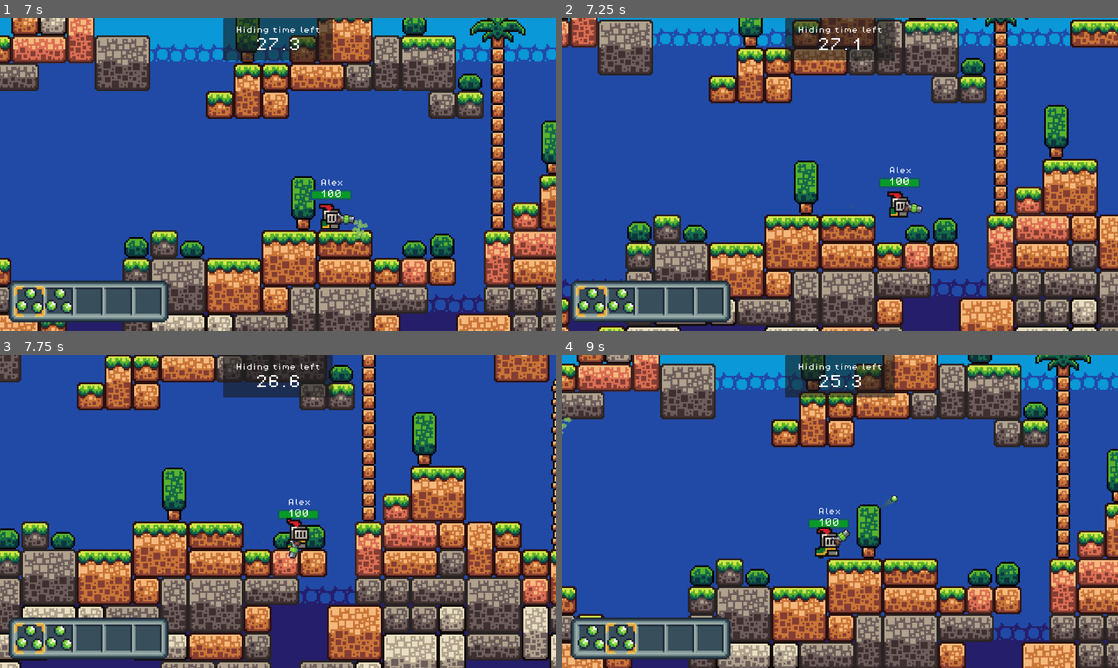
Above: before the commit, frames 1-4 (two rows, left to right).
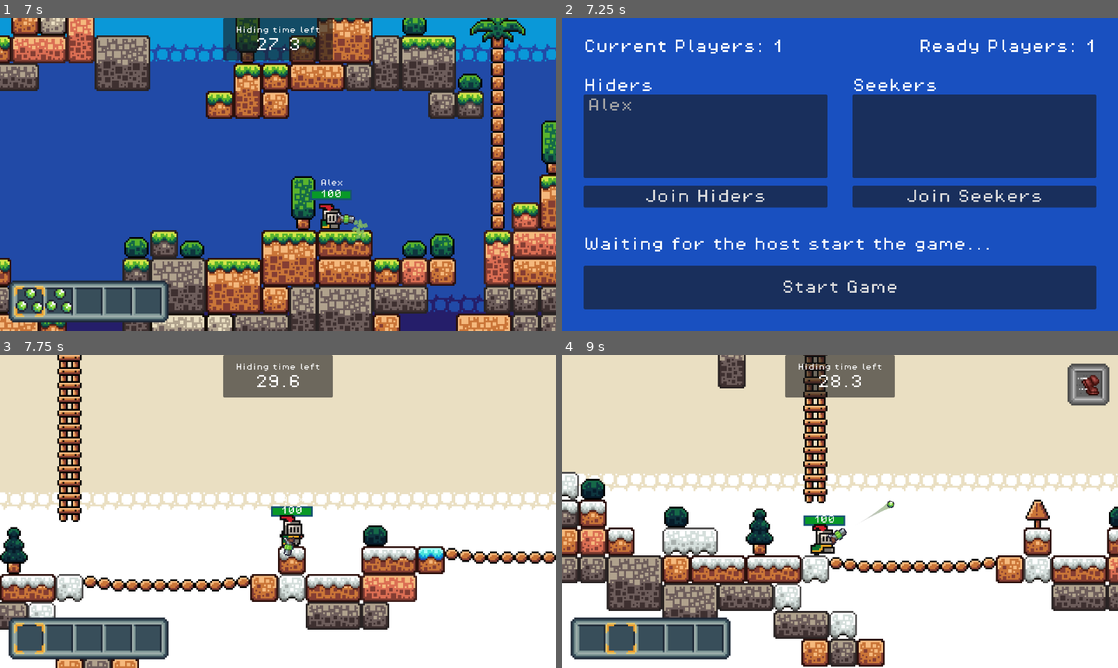
Above: after the commit, the same moments.

Repository: Kewei-cpu/Godot-2D-Platformer
Game: Godot game, scene res://scenes/main_menu.tscn
Same seed, same stepped clock (60 frames per second), same inputs: the game is played once before the commit and once after it.
Inputs (mouse positions are in pixels of both pictures, inside the frame that each line leads up to):
- Up to frame 1 (7 s): click (278, 240) at 0.52 s; type "12" at 0.6 s; click (278, 274) at 0.75 s; type "Alex" at 0.83 s; click "Host" at 1.25 s; move the mouse to (400, 158) at 2.02 s; press the mouse at (400, 158) at 2.03 s; hold D (move_right) 2.03-3.5 s; tap W (jump) at 2.27, 2.57, 3.02, 3.05, 3.32, 6.02, 6.32 s; tap F at 2.3, 2.85, 6.05 s; tap Enter at 2.75 s; move the mouse to (166, 190) at 2.77 s; release the mouse at (166, 190) at 2.78 s; click (166, 190) at 2.92 s; click "Join Hiders" at 3.5 s; click "Start Game" at 4.25 s; move the mouse to (333, 105) at 5.02 s; hold A (move_left) 5.03-5.78 s; hold W (jump) 5.03-5.78 s; click (333, 105) at 5.3 s; move the mouse to (250, 237) at 5.77 s; hold D (move_right) from 5.78 s (still down); tap Mouse wheel down (Next Slot) at 5.85 s; click (250, 237) at 5.92 s; move the mouse to (444, 221) at 6.52 s; hold W (jump) from 6.53 s (still down); tap Mouse wheel up (Previous Slot) at 6.6 s; click (444, 221) at 6.67 s
- Up to frame 2 (7.25 s): keep holding D (move_right); keep holding W (jump); tap Escape (restart game, bound only after the commit) at 7.15 s
- Up to frame 3 (7.75 s): release D (move_right) at 7.25 s; release W (jump) at 7.25 s; click (278, 624) at 7.25 s, where only the run after the commit has a clickable "Start Game"
- Up to frame 4 (9 s): move the mouse to (673, 464) at 8.02 s; hold A (move_left) 8.03-8.78 s; tap 1 (Slot 0) at 8.1 s; tap W (jump) at 8.27, 8.57 s; click (673, 464) at 8.3 s; tap F1 (test1, bound only after the commit) at 8.65 s; move the mouse to (867, 511) at 8.77 s; hold D (move_right) from 8.78 s (still down); tap 2 (Slot 1) at 8.85 s; click (867, 511) at 8.92 s

Frame 1 is identical in both runs. In frame 2, 99% of the frame differs, in the area x 0-100%, y 0-100%; in frame 3, 96%; in frame 4, 95%.

Commit message:
add effect system

Diff:
--- a/project.godot
+++ b/project.godot
@@ -70,11 +70,6 @@
 "events": [Object(InputEventMouseButton,"resource_local_to_scene":false,"resource_name":"","device":-1,"window_id":0,"a …(258 unchanged characters)…
 ]
 }
-test={
-"deadzone": 0.2,
-"events": [Object(InputEventKey,"resource_local_to_scene":false,"resource_name":"","device":0,"window_id":0,"alt_pressed":false,"shift_pressed":false,"ctrl_pressed":false,"meta_pressed":false,"pressed":false,"keycode":0,"physical_keycode":4194332,"key_label":0,"unicode":0,"location":0,"echo":false,"script":null)
-]
-}
 "Slot 0"={
 "deadzone": 0.2,
 "events": [Object(InputEventKey,"resource_local_to_scene":false,"resource_name":"","device":-1,"window_id":0,"alt_press …(191 unchanged characters)…
@@ -115,6 +110,31 @@
 "events": [Object(InputEventMouseButton,"resource_local_to_scene":false,"resource_name":"","device":-1,"window_id":0,"a …(253 unchanged characters)…
 ]
 }
+test1={
+"deadzone": 0.2,
+"events": [Object(InputEventKey,"resource_local_to_scene":false,"resource_name":"","device":-1,"window_id":0,"alt_pressed":false,"shift_pressed":false,"ctrl_pressed":false,"meta_pressed":false,"pressed":false,"keycode":0,"physical_keycode":4194332,"key_label":0,"unicode":0,"location":0,"echo":false,"script":null)
+]
+}
+test2={
+"deadzone": 0.2,
+"events": [Object(InputEventKey,"resource_local_to_scene":false,"resource_name":"","device":-1,"window_id":0,"alt_pressed":false,"shift_pressed":false,"ctrl_pressed":false,"meta_pressed":false,"pressed":false,"keycode":0,"physical_keycode":4194333,"key_label":0,"unicode":0,"location":0,"echo":false,"script":null)
+]
+}
+test3={
+"deadzone": 0.2,
+"events": [Object(InputEventKey,"resource_local_to_scene":false,"resource_name":"","device":-1,"window_id":0,"alt_pressed":false,"shift_pressed":false,"ctrl_pressed":false,"meta_pressed":false,"pressed":false,"keycode":0,"physical_keycode":4194334,"key_label":0,"unicode":0,"location":0,"echo":false,"script":null)
+]
+}
+test4={
+"deadzone": 0.2,
+"events": [Object(InputEventKey,"resource_local_to_scene":false,"resource_name":"","device":-1,"window_id":0,"alt_pressed":false,"shift_pressed":false,"ctrl_pressed":false,"meta_pressed":false,"pressed":false,"keycode":0,"physical_keycode":4194335,"key_label":0,"unicode":0,"location":0,"echo":false,"script":null)
+]
+}
+"restart game"={
+"deadzone": 0.2,
+"events": [Object(InputEventKey,"resource_local_to_scene":false,"resource_name":"","device":-1,"window_id":0,"alt_pressed":false,"shift_pressed":false,"ctrl_pressed":false,"meta_pressed":false,"pressed":false,"keycode":0,"physical_keycode":4194305,"key_label":0,"unicode":0,"location":0,"echo":false,"script":null)
+]
+}
 
 [layer_names]
 
--- /dev/null
+++ b/scenes/effect.tscn
@@ -0,0 +1,75 @@
+[gd_scene load_steps=8 format=3 uid="uid://dt021y4r6rh7c"]
+
+[ext_resource type="Texture2D" uid="uid://dmiimvof6lid" path="res://sprites/Sample-InventorySlotsSet.png" id="1_5m5dw"]
+[ext_resource type="Script" uid="uid://dxhm240pfh1ot" path="res://scripts/effect_panel.gd" id="2_fmlo3"]
+
+[sub_resource type="AtlasTexture" id="AtlasTexture_qjsmb"]
+atlas = ExtResource("1_5m5dw")
+region = Rect2(448, 79, 24, 24)
+
+[sub_resource type="StyleBoxTexture" id="StyleBoxTexture_mwp2n"]
+texture = SubResource("AtlasTexture_qjsmb")
+
+[sub_resource type="Animation" id="Animation_fmlo3"]
+length = 0.001
+tracks/0/type = "value"
+tracks/0/imported = false
+tracks/0/enabled = true
+tracks/0/path = NodePath("MarginContainer/EffectTexture:modulate")
+tracks/0/interp = 1
+tracks/0/loop_wrap = true
+tracks/0/keys = {
+"times": PackedFloat32Array(0),
+"transitions": PackedFloat32Array(1),
+"update": 0,
+"values": [Color(1, 1, 1, 1)]
+}
+
+[sub_resource type="Animation" id="Animation_5m5dw"]
+resource_name = "flicker"
+loop_mode = 1
+tracks/0/type = "value"
+tracks/0/imported = false
+tracks/0/enabled = true
+tracks/0/path = NodePath("MarginContainer/EffectTexture:modulate")
+tracks/0/interp = 1
+tracks/0/loop_wrap = true
+tracks/0/keys = {
+"times": PackedFloat32Array(0, 0.5, 1),
+"transitions": PackedFloat32Array(1, 1, 1),
+"update": 0,
+"values": [Color(1, 1, 1, 1), Color(1, 1, 1, 0), Color(1, 1, 1, 1)]
+}
+
+[sub_resource type="AnimationLibrary" id="AnimationLibrary_0kunr"]
+_data = {
+&"RESET": SubResource("Animation_fmlo3"),
+&"flicker": SubResource("Animation_5m5dw")
+}
+
+[node name="Effect" type="PanelContainer"]
+size_flags_horizontal = 8
+size_flags_vertical = 0
+theme_override_styles/panel = SubResource("StyleBoxTexture_mwp2n")
+script = ExtResource("2_fmlo3")
+
+[node name="MarginContainer" type="MarginContainer" parent="."]
+layout_mode = 2
+theme_override_constants/margin_left = 20
+theme_override_constants/margin_top = 20
+theme_override_constants/margin_right = 20
+theme_override_constants/margin_bottom = 20
+
+[node name="EffectTexture" type="TextureRect" parent="MarginContainer"]
+custom_minimum_size = Vector2(56, 56)
+layout_mode = 2
+expand_mode = 3
+stretch_mode = 5
+
+[node name="EffectTimer" type="Timer" parent="."]
+one_shot = true
+
+[node name="AnimationPlayer" type="AnimationPlayer" parent="."]
+libraries = {
+&"": SubResource("AnimationLibrary_0kunr")
+}
--- a/scenes/enemy_indicator_arrow.tscn
+++ b/scenes/enemy_indicator_arrow.tscn
@@ -1,7 +1,7 @@
 [gd_scene load_steps=3 format=3 uid="uid://db3ktweh4f7f4"]
 
 [ext_resource type="Texture2D" uid="uid://die52bydbgo4i" path="res://sprites/arrow.png" id="1_03yib"]
-[ext_resource type="Script" uid="uid://p6kcng7v3dq1" path="res://scenes/enemy_indicator_arrow.gd" id="2_xn6ub"]
+[ext_resource type="Script" uid="uid://cc34hofbee0y3" path="res://scripts/enemy_indicator_arrow.gd" id="2_xn6ub"]
 
 [node name="EnemyIndicatorArrow" type="TextureRect"]
 modulate = Color(0.75, 0.2625, 0.270625, 1)
--- /dev/null
+++ b/scenes/jump_boost_effect.tscn
@@ -0,0 +1,14 @@
+[gd_scene load_steps=4 format=3 uid="uid://cl2r4512srjd4"]
+
+[ext_resource type="PackedScene" uid="uid://dt021y4r6rh7c" path="res://scenes/effect.tscn" id="1_4e33a"]
+[ext_resource type="Script" uid="uid://bapjlftcqdju6" path="res://scripts/jump_boost_effect.gd" id="2_4e33a"]
+[ext_resource type="Texture2D" uid="uid://bak3kt71haj8m" path="res://sprites/effects/EffectSprite_jump-boost.png" id="3_4e33a"]
+
+[node name="SpeedEffect" instance=ExtResource("1_4e33a")]
+script = ExtResource("2_4e33a")
+
+[node name="EffectTexture" parent="MarginContainer" index="0"]
+texture = ExtResource("3_4e33a")
+
+[node name="EffectTimer" parent="." index="1"]
+wait_time = 10.0
--- a/scenes/player.tscn
+++ b/scenes/player.tscn
@@ -12,6 +12,7 @@
 [ext_resource type="Texture2D" uid="uid://bubanbsdbnf1" path="res://sprites/objects_/staticObjects_.png" id="11_d2wvv"]
 [ext_resource type="Script" uid="uid://dm8864n3xsh5d" path="res://scripts/inventory.gd" id="11_jej6c"]
 [ext_resource type="Texture2D" uid="uid://bvcicttn31htg" path="res://sprites/inventory.png" id="12_3v2ag"]
+[ext_resource type="Script" uid="uid://dua5g2xufmeg8" path="res://scripts/effect_bar.gd" id="12_oprun"]
 [ext_resource type="PackedScene" uid="uid://yib4hv3f76rq" path="res://scenes/enemy_indicator.tscn" id="13_f1ej7"]
 [ext_resource type="Theme" uid="uid://b5mq1k5kdvqx0" path="res://themes/pixel_theme.tres" id="13_jej6c"]
 
@@ -766,6 +767,28 @@
 expand_mode = 2
 stretch_mode = 5
 
+[node name="EffectBar" type="CanvasLayer" parent="."]
+unique_name_in_owner = true
+visible = false
+script = ExtResource("12_oprun")
+
+[node name="MarginContainer" type="MarginContainer" parent="EffectBar"]
+anchors_preset = 15
+anchor_right = 1.0
+anchor_bottom = 1.0
+grow_horizontal = 2
+grow_vertical = 2
+theme_override_constants/margin_left = 20
+theme_override_constants/margin_top = 20
+theme_override_constants/margin_right = 20
+theme_override_constants/margin_bottom = 20
+
+[node name="HBoxContainer" type="HBoxContainer" parent="EffectBar/MarginContainer"]
+layout_direction = 3
+layout_mode = 2
+size_flags_vertical = 0
+theme_override_constants/separation = 4
+
 [node name="DeathScreen" type="CanvasLayer" parent="."]
 unique_name_in_owner = true
 visible = false
--- /dev/null
+++ b/scenes/regeneration_effect.tscn
@@ -0,0 +1,17 @@
+[gd_scene load_steps=4 format=3 uid="uid://drxfqxh5p8stc"]
+
+[ext_resource type="PackedScene" uid="uid://dt021y4r6rh7c" path="res://scenes/effect.tscn" id="1_b6jte"]
+[ext_resource type="Script" uid="uid://5kihoifwifp0" path="res://scripts/regeneration_effect.gd" id="2_b6jte"]
+[ext_resource type="Texture2D" uid="uid://wkf08wjqhwje" path="res://sprites/effects/EffectSprite_regeneration.png" id="3_b6jte"]
+
+[node name="Effect" instance=ExtResource("1_b6jte")]
+script = ExtResource("2_b6jte")
+
+[node name="EffectTexture" parent="MarginContainer" index="0"]
+texture = ExtResource("3_b6jte")
+
+[node name="EffectTimer" parent="." index="1"]
+wait_time = 5.0
+
+[node name="RegenerationTimer" type="Timer" parent="." index="3"]
+wait_time = 0.5
--- /dev/null
+++ b/scenes/slowness_effect.tscn
@@ -0,0 +1,14 @@
+[gd_scene load_steps=4 format=3 uid="uid://cs22i8yik7fea"]
+
+[ext_resource type="PackedScene" uid="uid://dt021y4r6rh7c" path="res://scenes/effect.tscn" id="1_bjwvf"]
+[ext_resource type="Script" uid="uid://bcsf50akwhorp" path="res://scripts/slowness_effect.gd" id="2_bjwvf"]
+[ext_resource type="Texture2D" uid="uid://bym1jh6l7hope" path="res://sprites/effects/EffectSprite_slowness.png" id="3_bjwvf"]
+
+[node name="SpeedEffect" instance=ExtResource("1_bjwvf")]
+script = ExtResource("2_bjwvf")
+
+[node name="EffectTexture" parent="MarginContainer" index="0"]
+texture = ExtResource("3_bjwvf")
+
+[node name="EffectTimer" parent="." index="1"]
+wait_time = 10.0
--- /dev/null
+++ b/scenes/speed_effect.tscn
@@ -0,0 +1,14 @@
+[gd_scene load_steps=4 format=3 uid="uid://brk0x16wygtw2"]
+
+[ext_resource type="PackedScene" uid="uid://dt021y4r6rh7c" path="res://scenes/effect.tscn" id="1_yjr73"]
+[ext_resource type="Script" uid="uid://dwaqx13x0caqu" path="res://scripts/speed_effect.gd" id="2_bb2ee"]
+[ext_resource type="Texture2D" uid="uid://dm3v17l2kjr7a" path="res://sprites/effects/EffectSprite_speed.png" id="3_dbmtk"]
+
+[node name="Effect" instance=ExtResource("1_yjr73")]
+script = ExtResource("2_bb2ee")
+
+[node name="EffectTexture" parent="MarginContainer" index="0"]
+texture = ExtResource("3_dbmtk")
+
+[node name="EffectTimer" parent="." index="1"]
+wait_time = 10.0
--- /dev/null
+++ b/scripts/effect_bar.gd
@@ -0,0 +1,17 @@
+class_name EffectBar
+extends CanvasLayer
+
+@onready var h_box_container: HBoxContainer = $MarginContainer/HBoxContainer
+
+
+func _ready() -> void:
+	if not is_multiplayer_authority():
+		return
+
+	show()
+
+
+func add_effect(effect_scene: PackedScene):
+	var effect: Effect = effect_scene.instantiate()
+
+	h_box_container.add_child(effect)
--- /dev/null
+++ b/scripts/effect_panel.gd
@@ -0,0 +1,36 @@
+class_name Effect
+extends PanelContainer
+
+@onready var effect_timer: Timer = $EffectTimer
+@onready var effect_texture: TextureRect = $MarginContainer/EffectTexture
+@onready var animation_player: AnimationPlayer = $AnimationPlayer
+
+var player: Player
+var flickering := false
+
+func _ready() -> void:
+	player = get_node("../../../../")
+	on_effect_start()
+	effect_timer.start()
+
+	effect_timer.timeout.connect(on_effect_end)
+	effect_timer.timeout.connect(queue_free)
+
+func _process(delta: float) -> void:
+	if effect_timer.is_stopped():
+		return
+
+	on_effect_last()
+
+	if effect_timer.time_left <= 3 and not flickering:
+		animation_player.play("flicker")
+		flickering = true
+
+func on_effect_start():
+	pass
+
+func on_effect_last():
+	pass
+
+func on_effect_end():
+	pass
--- a/scripts/game.gd
+++ b/scripts/game.gd
@@ -60,7 +60,7 @@
 	if not seek_timer.is_stopped():
 		update_seeking_time_display.rpc(snappedf(seek_timer.time_left, 0.1))
 
-	if Input.is_key_pressed(KEY_F4):
+	if Input.is_action_just_pressed("restart game"):
 		restart_game()
 
 
@@ -84,8 +84,10 @@
 		return
 
 	for uid in players:
-		var player = get_node(str(uid))
-		player.queue_free()
+		var player = get_node_or_null(str(uid))
+
+		if player:
+			player.queue_free()
 
 	hide_timer.stop()
 	seek_timer.stop()
--- /dev/null
+++ b/scripts/jump_boost_effect.gd
@@ -0,0 +1,9 @@
+extends Effect
+
+
+func on_effect_start():
+	player.JUMP_VELOCITY -= 100
+
+
+func on_effect_end():
+	player.JUMP_VELOCITY += 100
--- a/scripts/player.gd
+++ b/scripts/player.gd
@@ -26,6 +26,7 @@
 @onready var terrain: TileMapLayer = $"../LevelMap/Midground"
 @onready var spawn_points: Node2D = $"../LevelMap/SpawnPoints"
 
+@onready var effect_bar: EffectBar = %EffectBar
 @onready var inventory: Inventory = %Inventory
 @onready var enemy_indicator: CanvasLayer = %EnemyIndicator
 
@@ -107,14 +108,25 @@
 
 	show_hit_color()
 
-	if Input.is_key_pressed(KEY_F1):
-		var enemy := game.hiders if player_team == Team.SEEKER else game.seekers
-		for uid in enemy:
-			var enemy_player = get_node_or_null("../" + str(uid))
-
-			if enemy_player:
-				enemy_indicator.add_target(enemy_player)
-
+	#if Input.is_key_pressed(KEY_F1):
+		#var enemy := game.hiders if player_team == Team.SEEKER else game.seekers
+		#for uid in enemy:
+			#var enemy_player = get_node_or_null("../" + str(uid))
+			#
+			#if enemy_player:
+				#enemy_indicator.add_target(enemy_player)
+
+	if Input.is_action_just_pressed("test1"):
+		effect_bar.add_effect(load("res://scenes/speed_effect.tscn"))
+
+	if Input.is_action_just_pressed("test2"):
+		effect_bar.add_effect(load("res://scenes/slowness_effect.tscn"))
+
+	if Input.is_action_just_pressed("test3"):
+		effect_bar.add_effect(load("res://scenes/regeneration_effect.tscn"))
+
+	if Input.is_action_just_pressed("test4"):
+		effect_bar.add_effect(load("res://scenes/jump_boost_effect.tscn"))
 
 func _physics_process(delta: float) -> void:
 	if !is_multiplayer_authority():
@@ -182,7 +194,7 @@
 	gun_container.look_at(get_global_mouse_position())
 	gun_sprite.flip_v = get_global_mouse_position().x < global_position.x
 
-	if Input.is_mouse_button_pressed(MOUSE_BUTTON_LEFT) and not camouflaged:
+	if Input.is_action_pressed("shoot") and not camouflaged:
 		if !cool_down.is_stopped():
 			return
 		shoot()
--- /dev/null
+++ b/scripts/regeneration_effect.gd
@@ -0,0 +1,12 @@
+extends Effect
+
+@onready var regeneration_timer: Timer = $RegenerationTimer
+
+
+func on_effect_start():
+	regeneration_timer.start()
+	regeneration_timer.timeout.connect(regen)
+
+
+func regen():
+	player.change_health(5)
--- /dev/null
+++ b/scripts/slowness_effect.gd
@@ -0,0 +1,9 @@
+extends Effect
+
+
+func on_effect_start():
+	player.MAX_SPEED -= 50
+
+
+func on_effect_end():
+	player.MAX_SPEED += 50
--- /dev/null
+++ b/scripts/speed_effect.gd
@@ -0,0 +1,9 @@
+extends Effect
+
+
+func on_effect_start():
+	player.MAX_SPEED += 50
+
+
+func on_effect_end():
+	player.MAX_SPEED -= 50
Not shown, removed: scenes/enemy_indicator_arrow.gd.uid
Not shown: 1 places in scenes/player.tscn that only renumber resources
Not shown, added: scripts/effect_bar.gd.uid
Not shown, added: scripts/effect_panel.gd.uid
Renamed: scenes/enemy_indicator_arrow.gd -> scripts/enemy_indicator_arrow.gd
Not shown, added: scripts/enemy_indicator_arrow.gd.uid
Not shown, added: scripts/jump_boost_effect.gd.uid
Not shown, added: scripts/regeneration_effect.gd.uid
Not shown, added: scripts/slowness_effect.gd.uid
Not shown, added: scripts/speed_effect.gd.uid
Binary file added: sprites/effects/EffectSprite_jump-boost.png
Not shown, added: sprites/effects/EffectSprite_jump-boost.png.import
(and 6 more such lines)
